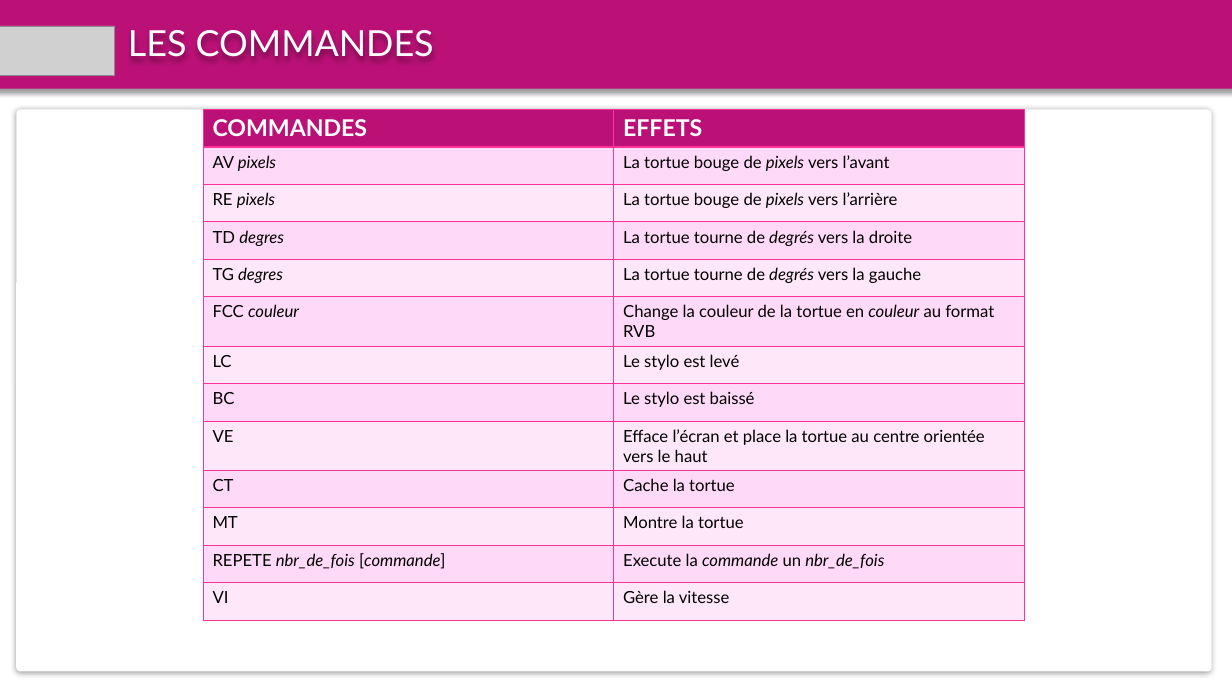
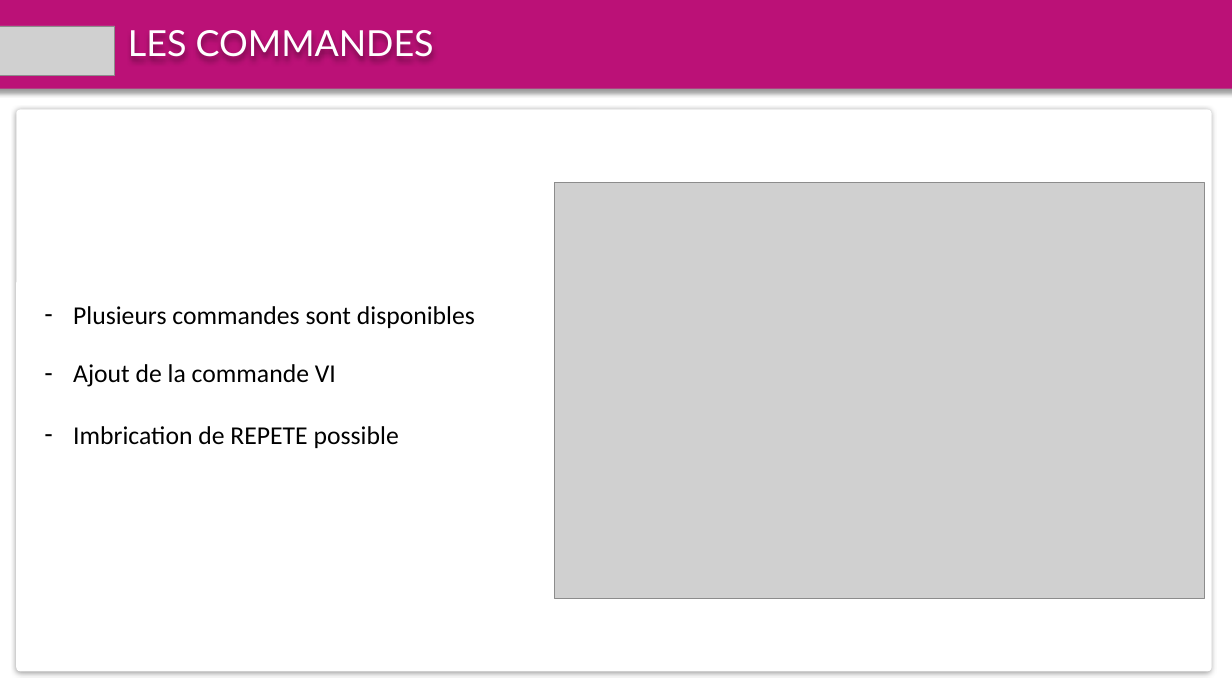
Before and after one commit to eternialz/2dev-logo, a slide deck: slide 5 of Suplogo.pptx. Drawn at 1232x693 pixels with LibreOffice and Linux fonts; fonts in the diff are those of the drawing; grey boxes stand for pictures. Boxes give left, top, right and bottom in pixels: in the first picture for what was removed or moved away, otherwise in the second. Text is boxed around its words. In the diff, an @@ line names an element or a change of style, - is before the commit and + after.

Commit message:
Modify commands for demo and commands slide

```diff
--- a/Suplogo.pptx
+++ b/Suplogo.pptx
@@ table removed at box(203, 110, 1024, 656), 13 rows, 2 columns @@
-COMMANDES | EFFETS
-AV pixels | La tortue bouge de pixels vers l’avant
-RE pixels | La tortue bouge de pixels vers l’arrière
-TD degres | La tortue tourne de degrés vers la droite
-TG degres | La tortue tourne de degrés vers la gauche
-FCC couleur | Change la couleur de la tortue en couleur au format RVB
-LC | Le stylo est levé
-BC | Le stylo est baissé
-VE | Efface l’écran et place la tortue au centre orientée vers le haut
-CT | Cache la tortue
-MT | Montre la tortue
-REPETE nbr_de_fois [commande] | Execute la commande un nbr_de_fois
-VI | Gère la vitesse
@@ picture added at box(555, 182, 1204, 598) @@
@@ text added at box(73, 306, 475, 448), 20 pt, text #000000 @@
+– Plusieurs commandes sont disponibles
+– Ajout de la commande VI
+– Imbrication de REPETE possible
```
Also in this commit, not shown: 1 other file.
